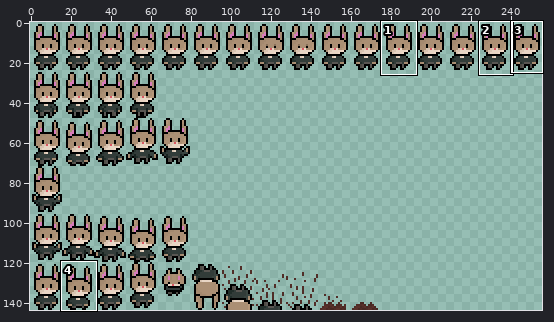
Sprite sheet -- Sprites/Player/SpriteSheet.png. The picture above shows the old version from afar; the outline marks the close-up.
Close-up. Before the commit:
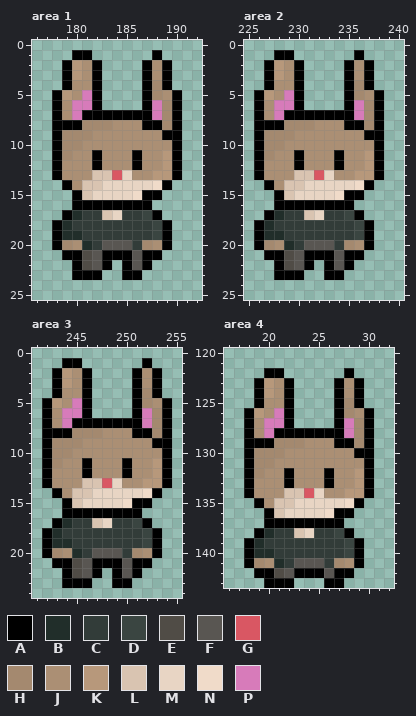
The file is 256x144 pixels. Colours within 5 levels of each other are drawn and written as one. Shown: area 1: x 176..192, y 0..25; area 2: x 225..240, y 0..25; area 3: x 241..255, y 0..24; area 4: x 16..32, y 120..143. The commit also changed other parts of the picture, which this record leaves out.
Palette (. is transparent): A #000000  B #212e2a  C #323c39  D #3a4541  E #504c46  F #595652  G #d95763  H #a4896f  J #ab8f74  K #b7987b  L #d9c4b1  M #e8d5c4  N #f0dbc9  P #d77bba
Pixels before, area 1, first column x 178:
 1 ..AA......A..
 2 .AKJA....AJA.
 3 .AKJA....AJA.
 4 .AJJA....AHA.
 5 AKJPA....AHJA
 6 AJPPA....APHA
 7 AJPAAAAAAAPHA
 8 AAAHHHJJJAAHA
 9 AHHHJJJJJJJAA
10 AHHJJJJJJJJJA
11 AHJJAJJJAJJKA
12 AJJJAJJJAJJKA
13 AJJJLLGMJJKKA
14 .AJLLMMMMMNA.
15 ..ALMMMMNAA..
16 ..AAAAAAAA...
17 .ABCCLMCCDA..
18 ABCCCCCCCCDA.
19 ABBCCCCCCCDA.
20 AHJBCFFFCHJA.
21 .AAEFAAAFAA..
22 ..AEFA.AFA...
23 ..AAA..AA....
Pixels before, area 2, first column x 226:
 1 ..AA......A..
 2 .AKJA....AJA.
 3 .AKJA....AJA.
 4 .AJJA....AHA.
 5 AKJPA....AHJA
 6 AJPPA....APHA
 7 AJPAAAAAAAPHA
 8 AAAHHHJJJAAHA
 9 AHHHJJJJJJJAA
10 AHHJJJJJJJJJA
11 AHJJAJJJAJJKA
12 AJJJAJJJAJJKA
13 AJJJLLGMJJKKA
14 .AJLLMMMMMNA.
15 ..ALMMMMNAA..
16 ..AAAAAAAA...
17 .ABCCLMCCDA..
18 ABCCCCCCCCDA.
19 ABBCCCCCCCDA.
20 AHJBCFFFCHJA.
21 .AAEFAAAFAA..
22 ..AEFA.AFA...
23 ..AAA..AA....
Pixels before, area 3, first column x 242:
 1 ..AA......A..
 2 .AKJA....AJA.
 3 .AKJA....AJA.
 4 .AJJA....AHA.
 5 AKJPA....AHJA
 6 AJPPA....APHA
 7 AJPAAAAAAAPHA
 8 AAAHHHJJJAAHA
 9 AHHHJJJJJJJAA
10 AHHJJJJJJJJJA
11 AHJJAJJJAJJKA
12 AJJJAJJJAJJKA
13 AJJJLLGMJJKKA
14 .AJLLMMMMMNA.
15 ..ALMMMMNAA..
16 ..AAAAAAAA...
17 .ABCCLMCCDA..
18 ABCCCCCCCCDA.
19 ABBCCCCCCCDA.
20 AHJBCFFFCHJA.
21 .AAEFAAAFAA..
22 ..AEFA.AFA...
23 ..AAA..AA....
Pixels before, area 4, first column x 18:
122 ..AA......A..
123 .AKJA....AJA.
124 .AKJA....AJA.
125 .AJJA....AHA.
126 AKJPA....AHJA
127 AJPPA....APHA
128 AJPAAAAAAAPHA
129 AAAHHHJJJAAHA
130 AHHHJJJJJJJAA
131 AHHJJJJJJJJJA
132 AHJJAJJJAJJKA
133 AJJJAJJJAJJKA
134 AJJJLLGMJJKKA
135 .AJLLMMMMMNA.
136 ..ALMMMMNAA..
137 ..AAAAAAAA...
138 .ABCCLMCCDA..
139 ABCCCCCCCCDA.
140 ABBCCCCCCCDA.
141 AHJBCFFFCHJA.
142 .AAEFAAAFAA..
143 ..AAA...AA...
And afterwards:
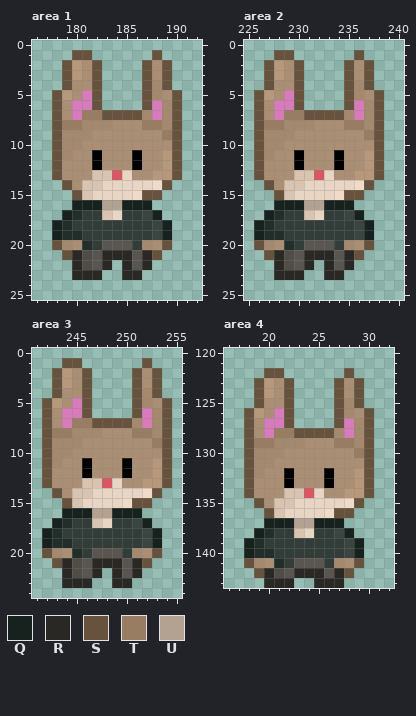
Colours new in this view: Q #17221f  R #2a2825  S #67523d  T #987d63  U #b3a292
Edits made:
Changed rows in their new state; - is an unchanged pixel.
Area 1:
first column x 178:
 1 --SS------S--
 2 -S--S----S-S-
 3 -S--S----S-S-
 4 -S--S----S-S-
 5 S---S----S--S
 6 S---S----S--S
 7 S--TTSSSSH--S
 8 STT------TT-S
 9 S----------TS
10 S-----------S
11 S-----------S
12 S-----------S
13 S-----------S
14 -S---------S-
15 --S------SS--
16 --QQQUUQQQ---
17 -Q--------Q--
18 Q----------Q-
19 Q----------Q-
20 S----------S-
21 -SR--RRR-RS--
22 --R--R-R-R---
23 --RRR--RR----
Area 2:
first column x 226:
 1 --SS------S--
 2 -S--S----S-S-
 3 -S--S----S-S-
 4 -S--S----S-S-
 5 S---S----S--S
 6 S---S----S--S
 7 S--TTSSSSH--S
 8 STT------TT-S
 9 S----------TS
10 S-----------S
11 S-----------S
12 S-----------S
13 S-----------S
14 -S---------S-
15 --S------SS--
16 --QQQUUQQQ---
17 -Q--------Q--
18 Q----------Q-
19 Q----------Q-
20 S----------S-
21 -SR--RRR-RS--
22 --R--R-R-R---
23 --RRR--RR----
Area 3:
first column x 242:
 1 --SS------S--
 2 -S--S----S-S-
 3 -S--S----S-S-
 4 -S--S----S-S-
 5 S---S----S--S
 6 S---S----S--S
 7 S--TTSSSSH--S
 8 STT------TT-S
 9 S----------TS
10 S-----------S
11 S-----------S
12 S-----------S
13 S-----------S
14 -S---------S-
15 --S------SS--
16 --QQQUUQQQ---
17 -Q--------Q--
18 Q----------Q-
19 Q----------Q-
20 S----------S-
21 -SR--RRR-RS--
22 --R--R-R-R---
23 --RRR--RR----
Area 4:
first column x 18:
122 --SS------S--
123 -S--S----S-S-
124 -S--S----S-S-
125 -S--S----S-S-
126 S---S----S--S
127 S---S----S--S
128 S--TTSSSSH--S
129 STT------TT-S
130 S----------TS
131 S-----------S
132 S-----------S
133 S-----------S
134 S-----------S
135 -S---------S-
136 --S------SS--
137 --QQQUUQQQ---
138 -Q--------Q--
139 Q----------Q-
140 Q----------Q-
141 S----------S-
142 -SR--RRR-RS--
143 --RRR--RRR---
Where, in picture pixels (left, top, right, bottom), the same in both close-ups:
changed: (52, 50, 182, 280)
changed: (254, 50, 384, 280)
changed: (42, 358, 172, 588)
changed: (244, 368, 374, 588)
